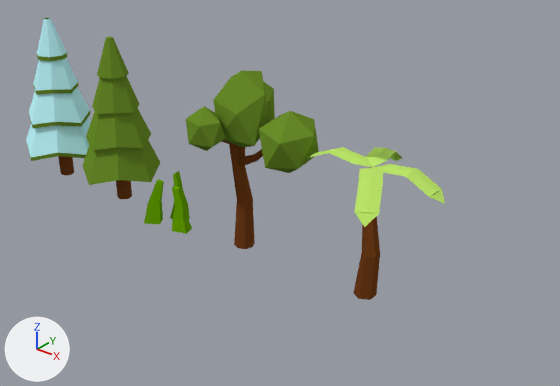
The Blender file Procedural-Generation/Assets/Blender/Foliage.blend as it was, and as the next commit left it.
Before and after are seen from a 50 mm lens placed at (9.04, -14.88, 11.32), pointed at (-3.32, 0.58, 1.74). Every picture has the same lights, and +X, +Y and +Z are marked at lower left.

The scene before the commit, as lines of its bpy script (objects in view):
```python
mat_snow = diffuse_material('Snow')
mat_snow.base_color = (0.515, 0.943, 1.0)  # cyan #bef8ff
me_cylinder_001 = bpy.data.meshes.new('Cylinder.001')
me_cylinder_001.from_pydata(...)  # 144 vertices, 132 faces; spans x -1.36..1.36, y -1.36..1.36, z -0.12..5.35
# faces by material slot: [90, 10, 32]
me_cylinder_001.materials.append(mat_leaves)  # green #6b8f2b
me_cylinder_001.materials.append(mat_bark)  # brown #74401b
me_cylinder_001.materials.append(mat_snow)  # cyan #bef8ff
me_cylinder_003 = bpy.data.meshes.new('Cylinder.003')
me_cylinder_003.from_pydata(...)  # 176 vertices, 184 faces; spans x -6.6..8.8, y -5.3..8.4, z -0.3..19.6
# faces by material slot: [68, 116]
me_cylinder_003.materials.append(mat_bark)  # brown #74401b
me_cylinder_003.materials.append(mat_leaves)  # green #6b8f2b
me_cylinder_004 = bpy.data.meshes.new('Cylinder.004')
me_cylinder_004.from_pydata(...)  # 79 vertices, 49 faces; spans x -6.71..6.71, y -5.73..6.24, z -1.0..11.66
# faces by material slot: [20, 29]
me_cylinder_004.materials.append(mat_bark)  # brown #74401b
me_cylinder_004.materials.append(mat_palmleaves)  # green #bde76a
ob_beach_tree = bpy.data.objects.new('Beach_Tree', me_cylinder_003)
ob_beach_tree.location = (-4.2, 0.0, 0.1)
ob_beach_tree.scale = (0.265, 0.265, 0.265)
ob_cylinder = bpy.data.objects.new('Cylinder', me_cylinder_004)
ob_cylinder.location = (0.0, 0.0, 0.32)
ob_cylinder.scale = (0.303, 0.303, 0.303)
ob_pine_treesnow = bpy.data.objects.new('Pine_TreeSnow', me_cylinder_001)
ob_pine_treesnow.location = (-12.48, 0.0, 0.1)
# also in view: 'Grass' at (-6.86, -0.37, 0.8); 'Pine_Tree' at (-9.45, 0.0, 2.65)
```
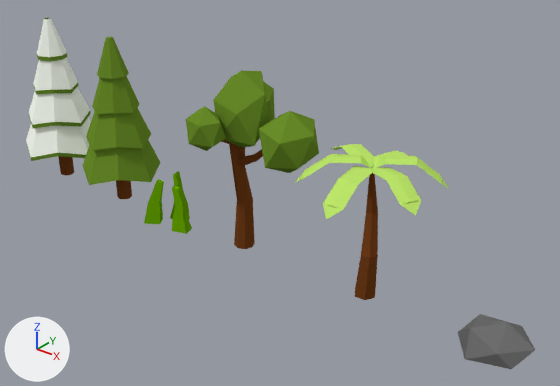
The newer file is also turned or shifted as a whole; pictures and numbers use the older file's frame.

Pixel boxes (x1, y1, x2, y2) of what changed, in the pictures (560 x 386 px):
'Pine_TreeSnow', recoloured (cyan to white)
    both: (26, 18, 91, 160)
'Palm_Tree', added
    after: (295, 144, 449, 300)
    faces in mat_palmleaves (green #bde76a): (295, 144, 449, 219)
    faces in mat_bark (brown #74401b): (355, 167, 378, 300)
'Cylinder', deleted
    before: (308, 147, 445, 300)
    faces in mat_palmleaves (green #bde76a): (308, 147, 445, 227)
    faces in mat_bark (brown #74401b): (353, 167, 380, 300)
'Rock', added
    after: (458, 314, 535, 369)

The change, as a list of edits to the scene's bpy script:
```text
Change mat_snow:
    mat_snow.base_color: (0.515, 0.943, 1.0) -> (0.955, 1.0, 0.911)  # cyan #bef9ff -> white #fafff5
Add mat_rock:
    mat_rock = diffuse_material('Rock')
    mat_rock.base_color = (0.163, 0.163, 0.163)  # grey #707070
Add me_cylinder_004_1:
    me_cylinder_004_1.from_pydata(...)  # 90 vertices, 56 faces; spans x -6.71..6.71, y -5.73..6.24, z -0.29..12.53
    # faces by material slot: [20, 36]
    me_cylinder_004_1.materials.append(mat_bark)  # brown #74401b
    me_cylinder_004_1.materials.append(mat_palmleaves)  # green #bde76a
Add me_icosphere:
    me_icosphere.from_pydata([(0.0, 0.0, -0.09), (0.75, -0.53, 0.0), (-0.25, -0.85, 0.0), (-0.87, 0.0, 0.0), (-0.25, 0.85, 0.0), (0.75, 0.53, 0.0), (0.43, -0.69, 0.38), (-0.34, -0.53, 0.66), (-0.57, 0.53, 0.38), (0.43, 0.69, 0.38), (1.05, 0.0, 0.38), (0.3, 0.0, 0.82)], [], [(0, 1, 2), (1, 0, 5), (0, 2, 3), (0, 3, 4), (0, 4, 5), (1, 5, 10), (2, 1, 6), (3, 2, 7), (4, 3, 8), (5, 4, 9), (1, 10, 6), (2, 6, 7), (3, 7, 8), (4, 8, 9), (5, 9, 10), (6, 10, 11), (7, 6, 11), (8, 7, 11), (9, 8, 11), (10, 9, 11)])
    me_icosphere.materials.append(mat_rock)  # grey #707070
Remove ob_cylinder:
    ob_cylinder = bpy.data.objects.new('Cylinder', me_cylinder_004)
    ob_cylinder.location = (0.0, 0.0, 0.32)
    ob_cylinder.scale = (0.303, 0.303, 0.303)
Add ob_palm_tree:
    ob_palm_tree = bpy.data.objects.new('Palm_Tree', me_cylinder_004_1)
    ob_palm_tree.location = (0.0, 0.0, 0.1)
    ob_palm_tree.rotation_euler = (0.0, 0.0, -0.468)  # degrees (0, 0, -27)
    ob_palm_tree.scale = (0.303, 0.303, 0.303)
Add ob_rock:
    ob_rock = bpy.data.objects.new('Rock', me_icosphere)
    ob_rock.location = (3.55, 0.0, 0.0)
```
